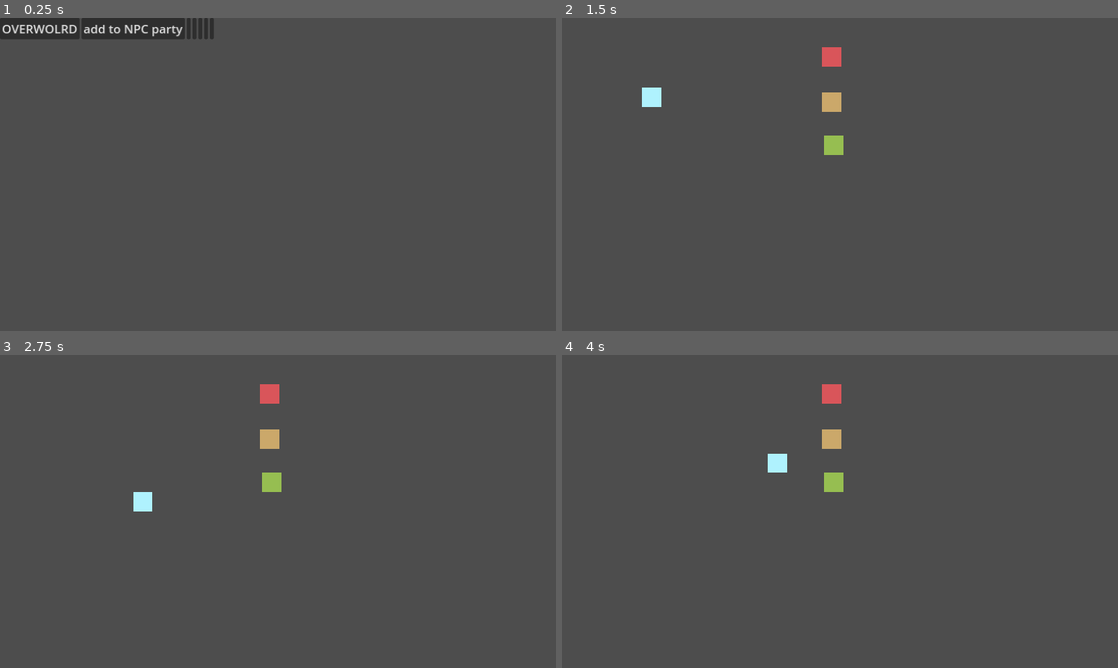
Above: before the commit, frames 1-4 (two rows, left to right).
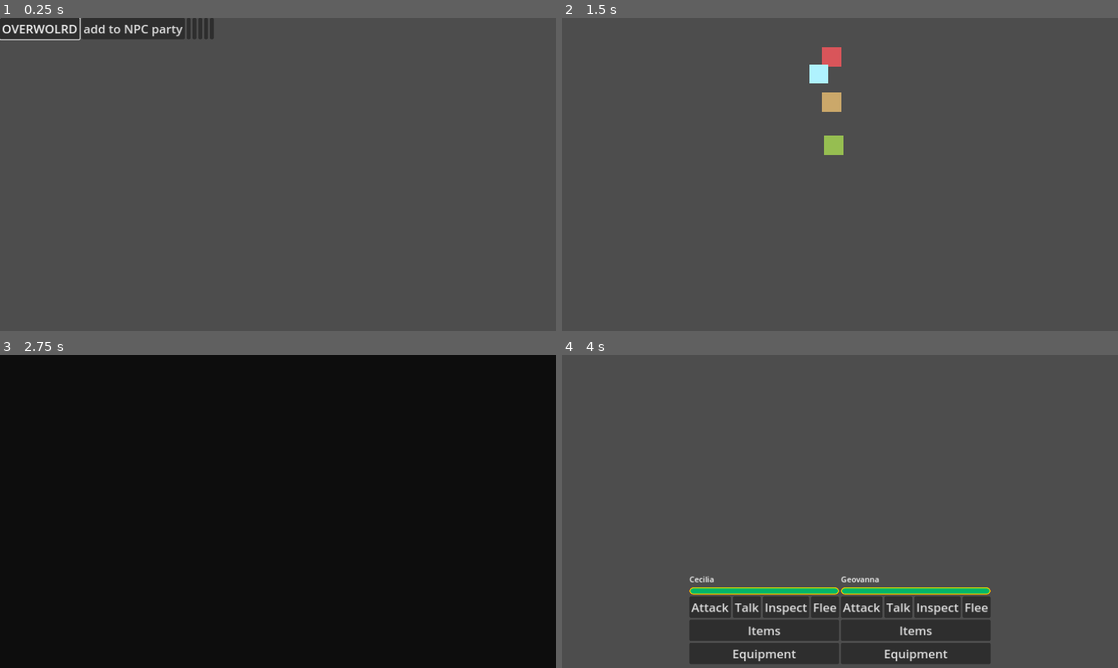
Above: after the commit, the same moments.

Repository: Where-is-my-input/Erratic-Seasons
Game: Godot game, scene res://game_scenes/n_2d_debug_scene.tscn
Two runs of this game, one before a commit and one after it. Both use one fixed random seed, a clock stepped at 60 frames per second and the inputs below.
Inputs:
- Up to frame 1 (0.25 s): no input
- Up to frame 2 (1.5 s): click "OVERWOLRD" at 0.5 s; tap Enter at 1.25 s; hold D (right) from 1.28 s (still down)
- Up to frame 3 (2.75 s): release D (right) at 2.03 s; hold S (down) from 2.03 s (still down)
- Up to frame 4 (4 s): release S (down) at 2.78 s; hold D (right) 2.78-3.53 s; hold W (up) from 3.53 s (still down)

The runs differ from the first frame. In frame 1, less than 0.1% of the frame differs, in the area x 0-15%, y 0-8%; in frame 2, 0.4%; in frame 3, 100%, in the area x 0-100%, y 0-100%; in frame 4, 12%.

Commit message:
battle scene stuff

Diff:
--- a/UI/character_ui.gd
+++ b/UI/character_ui.gd
@@ -3,14 +3,23 @@
 @onready var hp = $HBoxContainer/BoxContainer/HP
 @onready var lblname = $HBoxContainer/BoxContainer/name
 
-var charType:Global.character = Global.character.CECILIA
+var character:Node2D
 
 # Called when the node enters the scene tree for the first time.
 func _ready():
-	match charType:
+	match character.characterType:
 		0:
 			lblname.text = "Cecilia"
 		1:
 			lblname.text = "Geovanna"
 		_:
 			lblname.text = "Something"
+	hp.max_value = character.maxHP
+	if character.HP == null:
+		hp.value = character.maxHP
+	else:
+		hp.value = character.HP
+	character.connect("gotHit", updateUI)
+
+func updateUI():
+	hp.value = character.HP
--- a/characters/character.gd
+++ b/characters/character.gd
@@ -6,6 +6,10 @@
 @export var maxHP = 100
 @onready var HP = maxHP
 @export var atk = 10
+
+signal gotHit()
+
 # Called when the node enters the scene tree for the first time.
 func _ready():
-	pass # Replace with function body.
+	print(HP)
+	HP = maxHP
--- a/game_scenes/OverWorld/over_world.tscn
+++ b/game_scenes/OverWorld/over_world.tscn
@@ -17,4 +17,4 @@
 position = Vector2(543, 244)
 
 [node name="OverWorldCharacter" parent="." instance=ExtResource("4_omhwd")]
-position = Vector2(126, 144)
+position = Vector2(472, 96)
--- a/game_scenes/battle.gd
+++ b/game_scenes/battle.gd
@@ -10,3 +10,5 @@
 	transition.play("fadeIn")
 	for c in Global.playerParty:
 		player_party.add_child(c)
+	for c in Global.npcParty:
+		npc_party.add_child(c)
--- a/game_scenes/battle.tscn
+++ b/game_scenes/battle.tscn
@@ -1,8 +1,7 @@
-[gd_scene load_steps=7 format=3 uid="uid://cpjl5egurf3wn"]
+[gd_scene load_steps=6 format=3 uid="uid://cpjl5egurf3wn"]
 
 [ext_resource type="Script" path="res://game_scenes/battle.gd" id="1_hoa3k"]
 [ext_resource type="Script" path="res://game_scenes/battleUI.gd" id="2_buw81"]
-[ext_resource type="PackedScene" uid="uid://cmf2x2kufabom" path="res://UI/character_ui.tscn" id="3_f0nxq"]
 
 [sub_resource type="Animation" id="Animation_ydali"]
 length = 0.001
@@ -131,12 +130,6 @@
 grow_vertical = 2
 alignment = 1
 
-[node name="characterUI" parent="battleUI/CanvasLayer/playerPartyUI/playerPartyContainer" instance=ExtResource("3_f0nxq")]
-layout_mode = 2
-
-[node name="characterUI2" parent="battleUI/CanvasLayer/playerPartyUI/playerPartyContainer" instance=ExtResource("3_f0nxq")]
-layout_mode = 2
-
 [node name="Transition" type="AnimationPlayer" parent="battleUI/CanvasLayer"]
 root_node = NodePath("../../..")
 libraries = {
@@ -150,5 +143,6 @@
 anchor_bottom = 1.0
 grow_horizontal = 2
 grow_vertical = 2
+mouse_filter = 2
 color = Color(0, 0, 0, 1)
 metadata/_edit_use_anchors_ = true
--- a/game_scenes/battleUI.gd
+++ b/game_scenes/battleUI.gd
@@ -6,4 +6,5 @@
 func _ready():
 	for c in Global.playerParty:
 		var charUI = preload("res://UI/character_ui.tscn").instantiate()
+		charUI.character = c
 		player_party_container.add_child(charUI)
--- a/game_scenes/n_2d_debug_scene.gd
+++ b/game_scenes/n_2d_debug_scene.gd
@@ -1,9 +1,10 @@
 extends Control
 
+@onready var button = $Container/BoxContainer/Button
 
 # Called when the node enters the scene tree for the first time.
 func _ready():
-	pass # Replace with function body.
+	button.grab_focus()
 
 
 # Called every frame. 'delta' is the elapsed time since the previous frame.
